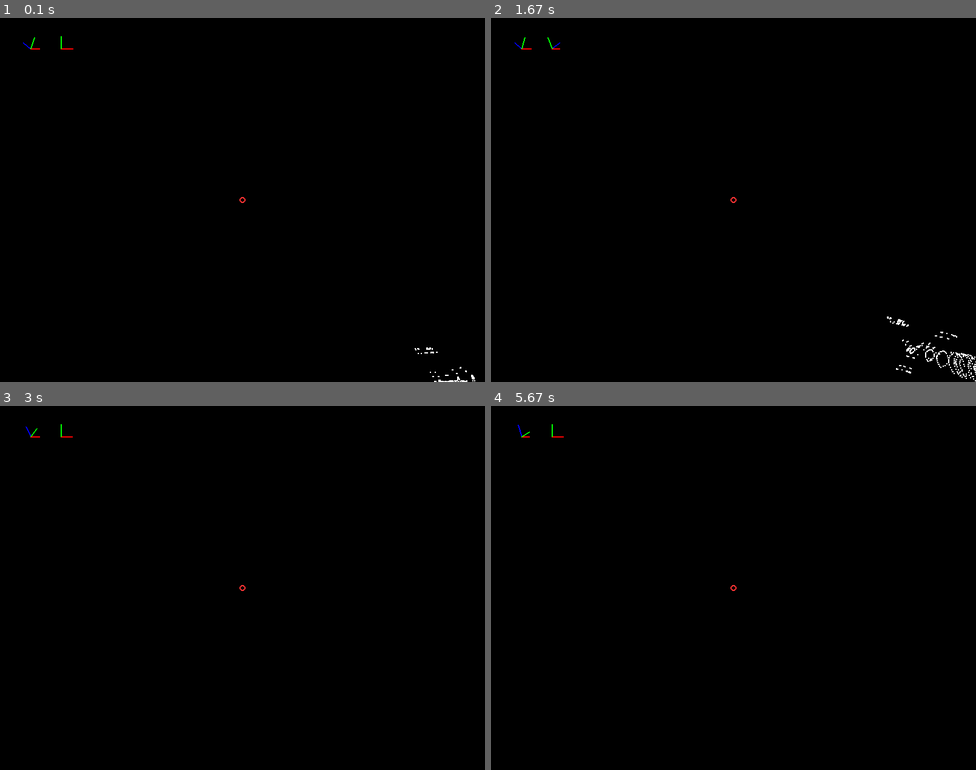
Above: before the commit, frames 1-4 (two rows, left to right).
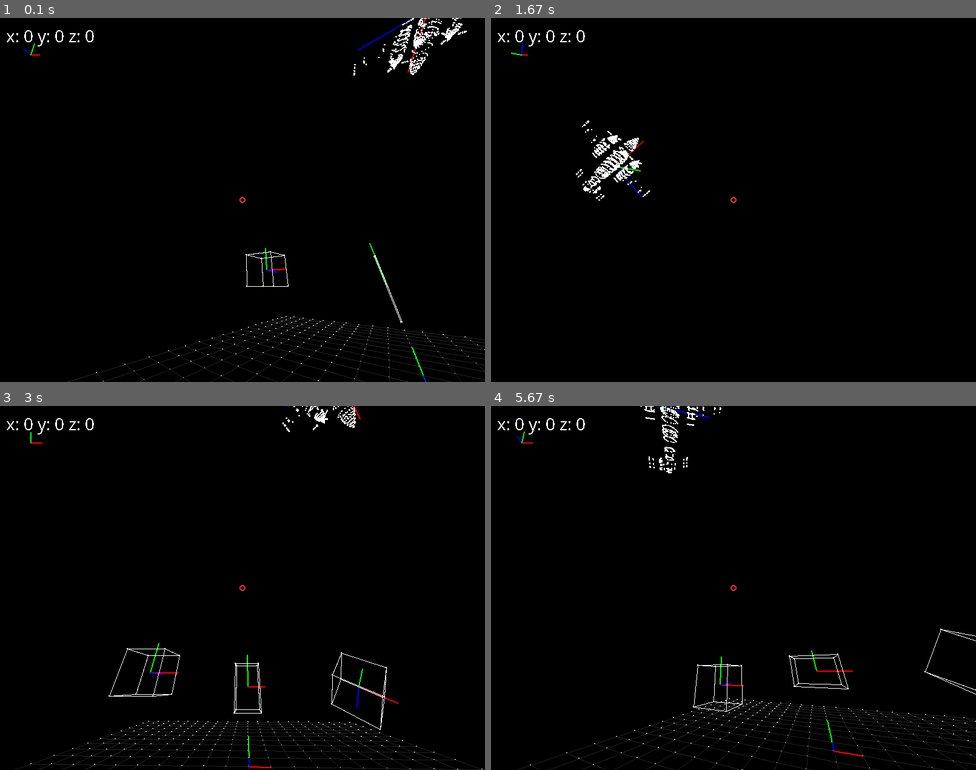
Above: after the commit, the same moments.

Repository: vitor-n/pygame-3D-graphics
Game: pygame game, started from main.py
Two runs of this game, one before a commit and one after it. Both use one fixed random seed, a clock stepped at 60 frames per second and the inputs below.
Inputs (mouse positions are in pixels of both pictures, inside the frame that each line leads up to):
- Up to frame 1 (0.1 s): no input
- Up to frame 2 (1.67 s): hold Right 0.33-0.8 s; move the mouse to (714, 214) at 0.37 s; hold Up 0.83-1.3 s; move the mouse to (888, 189) at 0.87 s; hold Right from 1.33 s (still down); move the mouse to (617, 203) at 1.37 s
- Up to frame 3 (3 s): release Right at 1.8 s; hold Left 1.83-2.37 s; move the mouse to (92, 533) at 1.87 s; hold Down 2.4-2.87 s; move the mouse to (315, 460) at 2.43 s; hold Left from 2.9 s (still down); move the mouse to (300, 620) at 2.93 s
- Up to frame 4 (5.67 s): release Left at 3.37 s; hold Up 3.4-3.87 s; move the mouse to (743, 464) at 3.43 s; hold Right 3.9-4.53 s; move the mouse to (558, 577) at 3.93 s; hold Down 4.57-5.03 s; move the mouse to (738, 624) at 4.6 s; hold Left 5.07-5.53 s; move the mouse to (718, 526) at 5.1 s; hold Right from 5.57 s (still down); move the mouse to (859, 646) at 5.6 s

The runs differ from the first frame. In frame 1, 2.5% of the frame differs, in the area x 1-100%, y 0-100%; in frame 2, 1.1%; in frame 3, 2.6%; in frame 4, 2.8%.

Commit message:
update scene

Diff:
--- a/camera.py
+++ b/camera.py
@@ -14,7 +14,6 @@
         self.fov = 100
 
         self.speed = 1
-
 
         self.update_axes()
         self.matrix = self.get_rotation() @ self.get_translation()
--- a/input_handler.py
+++ b/input_handler.py
@@ -45,10 +45,10 @@
         camera.move_downwards()
 
     if key[K_UP]:
-        object.angle_x -= radians(1)
+        object.angle_x -= 2*radians(1)
     if key[K_DOWN]:
-        object.angle_x += radians(1)
+        object.angle_x += 2*radians(1)
     if key[K_LEFT]:
-        object.angle_y -= radians(1)
+        object.angle_y -= 2*radians(1)
     if key[K_RIGHT]:
-        object.angle_y += radians(1)
+        object.angle_y += 2*radians(1)
--- a/main.py
+++ b/main.py
@@ -1,12 +1,11 @@
 import pygame
+import asyncio
 from pygame.locals import *
-import numpy as np
-from math import tan, radians, degrees, cos, sin, sqrt
 from transforms import *
-import time
+from math import tan, radians, pi
 from input_handler import mouse_handler, keyboard_handler
 from camera import Camera
-from object_3d import Object_3D
+from object_3d import Object_3D, Axes
 from axes_indicator import AxesIndicator
 
 width = 800
@@ -17,61 +16,104 @@
 scaling_factor = 1/(tan(fov/2))
 
 pygame.init()
+my_font = pygame.font.SysFont("Comic Sans MS", 30)
+
 screen = pygame.display.set_mode((width,height))
 clock = pygame.time.Clock()
 pygame.mouse.set_visible(0)
 
 camera = Camera()
-camera_axes = AxesIndicator(camera.get_axes(),(50, 50), 20)
 
-grid = Object_3D("meshes/grid.obj", (0, -15, 100), (5,5,5))
-airplane = Object_3D("meshes/cessna.obj", (0, 0, 100))
-object_axes = AxesIndicator(airplane.get_axes(), (100, 50), 20)
+axes = Axes("meshes/axes.obj")
+grid = Object_3D("meshes/grid.obj")
+cube = Object_3D("meshes/cube.obj")
+airplane = Object_3D("meshes/cessna.obj")
+camera_axes = AxesIndicator(camera.get_axes(),(50, 60), 20)
+object_axes = AxesIndicator(cube.get_axes(), (110, 50), 20)
 
-t = 0
 fov = 100
 zfar = 1000
 znear = 0.01
 
-while True:
+async def main():
 
-    t += 10
+    t = 0
 
-    rot_world = rotation_z(0) @ rotation_y(0) @ rotation_x(0)
-    world_matrix = translation(0,0,0) @ rot_world
+    while True:
+        t += 0.003
 
-    camera.update()
+        camera.update()
+        view_matrix = viewport(width,height) @ perspective(fov,height/width,znear,zfar) @ camera.matrix
 
-    final_matrix = perspective(fov,height/width,znear,zfar) @ viewport(width,height) @ camera.matrix @ world_matrix
+        grid1_matrix = view_matrix @ translation(0,-15,50) @ rotation_z(0) @ rotation_y(0) @ rotation_x(0) @ scale(5,5,5)
+        airpl_matrix = view_matrix @ translation(-40*cos(10*t),80,40+50*sin(10*t)) @ rotation_z(cos(10*t)/10) @ rotation_y(-10*t-pi/2) @ rotation_x(sin(10*t))
+        cube1_matrix = view_matrix @ translation(0,0,80) @ rotation_z(0) @ rotation_y(0) @ rotation_x(0) @ scale(sin(t),cos(t),sin(t))
+        cube2_matrix = view_matrix @ translation(-30,0,50) @ rotation_z(t) @ rotation_y(t) @ rotation_x(t) @ scale(0.5,0.5,0.5)
+        cube3_matrix = view_matrix @ translation(30 + 5*sin(10*t),5*cos(10*t),50+5*sin(10*t)) @ rotation_z(0) @ rotation_y(0) @ rotation_x(0) @ scale(0.5,0.5,0.5)
 
-    for event in pygame.event.get():
-        if event.type in [pygame.QUIT]:
-            quit()
-        if event.type == pygame.MOUSEWHEEL:
-            camera.pos_z += 10 * event.y
+        for event in pygame.event.get():
+            if event.type in [pygame.QUIT]:
+                quit()
 
-    # Getting mouse position and rotation angles
-    camera.angle_x, camera.angle_y = mouse_handler(width, height, camera.angle_x, camera.angle_y)
+        # Getting mouse position and rotation angles
+        camera.angle_x, camera.angle_y = mouse_handler(width, height, camera.angle_x, camera.angle_y)
 
-    # Handling keyboard inputs
-    keyboard_handler(camera, airplane)
+        # Handling keyboard inputs
+        keyboard_handler(camera, camera)
 
-    screen.fill("black")
+        screen.fill("black")
 
-    grid.update(final_matrix)
-    grid.draw_vertex(screen, width, height)
-    grid.draw_edges(screen, width, height, "#222222")
+        camera_text = my_font.render(f"x: {-round(camera.pos_x)} y: {round(camera.pos_y)} z: {round(camera.pos_z)}", False, "white")
+        screen.blit(camera_text, (10,10))
 
-    airplane.update(final_matrix)
-    airplane.draw_vertex(screen, width, height)
+        grid.update(grid1_matrix)
+        grid.draw_vertex(screen, width, height)
+        grid.draw_edges(screen, width, height, "#222222")
 
-    camera_axes.update(camera.get_axes())
-    camera_axes.draw(screen)
+        #draw the axes display
 
-    object_axes.update(airplane.get_axes())
-    object_axes.draw(screen)
+        axes.update(grid1_matrix)
+        axes.draw_edges(screen, width, height)
 
-    pygame.draw.circle(screen, "#ff3333", (width//2, height//2), 5, 2)
+        axes.update(cube1_matrix @ scale(15,15,15))
+        axes.draw_edges(screen, width, height)
 
-    pygame.display.update()
-    clock.tick(60)
+        axes.update(cube2_matrix @ scale(15,15,15))
+        axes.draw_edges(screen, width, height)
+
+        axes.update(cube3_matrix @ scale(15,15,15))
+        axes.draw_edges(screen, width, height)
+
+        axes.update(airpl_matrix @ scale(20,20,20))
+        axes.draw_edges(screen, width, height)
+
+        #draw the scene objects
+
+        cube.update(cube1_matrix)
+        cube.draw_vertex(screen, width, height)
+        cube.draw_edges(screen, width, height)
+
+        cube.update(cube2_matrix)
+        cube.draw_vertex(screen, width, height)
+        cube.draw_edges(screen, width, height)
+
+        cube.update(cube3_matrix)
+        cube.draw_vertex(screen, width, height)
+        cube.draw_edges(screen, width, height)
+
+        airplane.update(airpl_matrix)
+        airplane.draw_vertex(screen, width, height)
+
+        camera_axes.update(camera.get_axes())
+        camera_axes.draw(screen)
+
+        #object_axes.update(cube.get_axes())
+        #object_axes.draw(screen)
+
+        pygame.draw.circle(screen, "#ff3333", (width//2, height//2), 5, 2)
+
+        pygame.display.update()
+        clock.tick(60)
+        await asyncio.sleep(0)
+
+asyncio.run(main())
--- a/object_3d.py
+++ b/object_3d.py
@@ -2,6 +2,7 @@
 import numpy as np
 from typing import Tuple
 from transforms import *
+
 class Object_3D:
     def __init__(self, file_path: str, initial_pos: Tuple[int] = (0, 0, 0), scaling_factors: Tuple[float] = (1,1,1)):
 
@@ -10,6 +11,7 @@
         self.vertices = []
         self.faces = []
         self.relative_vertices = []
+        self.colors = []
         for line in file:
             if line.startswith("v"):
                 try:
@@ -101,3 +103,28 @@
     def angle_z(self, new_angle_z):
         self.vertices = self.vertices @ rotation_z(new_angle_z - self._angle_z)
         self._angle_z = new_angle_z
+
+class Axes(Object_3D):
+    def __init__(self, file_path: str, initial_pos: Tuple[int] = (0, 0, 0), scaling_factors: Tuple[float] = (1, 1, 1)):
+        super().__init__(file_path, initial_pos, scaling_factors)
+        self.color_mapping = {0: (255, 0, 0), 1: (0, 255, 0), 2: (0, 0, 255)}
+
+    def draw_edges(self, screen: pygame.Surface, width: int, height: int):
+        for index, face in enumerate(self.faces):
+            face_len = len(face)
+            for i in range(face_len):
+                index_1 = face[i] - 1
+                index_2 = face[(i + 1) % face_len] - 1
+
+                w1 = self.relative_vertices[index_1,3]
+                w2 = self.relative_vertices[index_2,3]
+
+                if w1 < 0 and w2 < 0:
+
+                    point_1a = self.relative_vertices[index_1,0] / w1
+                    point_1b = self.relative_vertices[index_1,1] / w1
+
+                    point_2a = self.relative_vertices[index_2,0] / w2
+                    point_2b = self.relative_vertices[index_2,1] / w2
+
+                    pygame.draw.line(screen, self.color_mapping.get(index), (point_1a + 400, point_1b + 300), (point_2a + 400, point_2b + 300), 2)
Not shown, added: meshes/axes.obj
